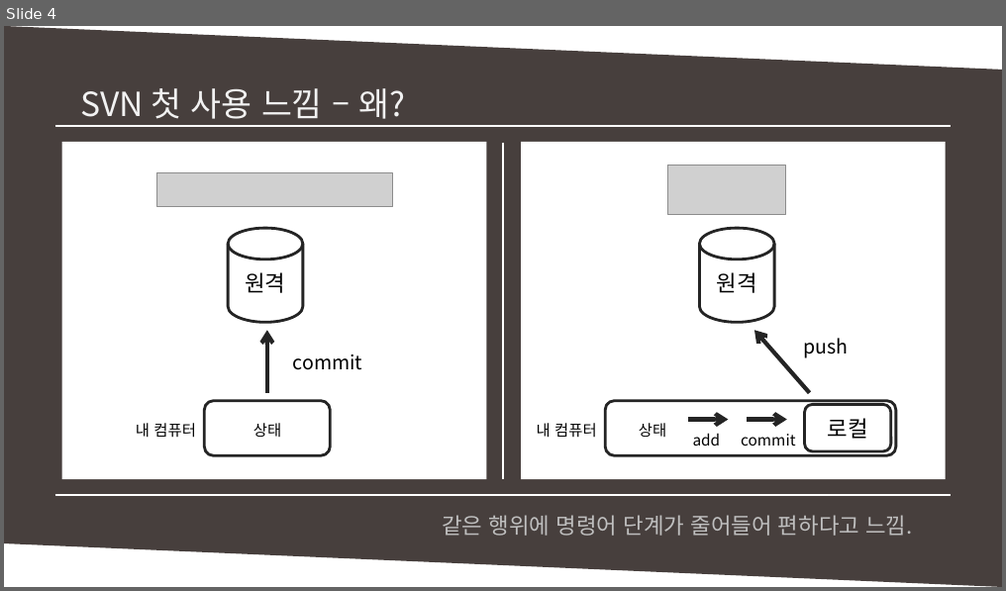
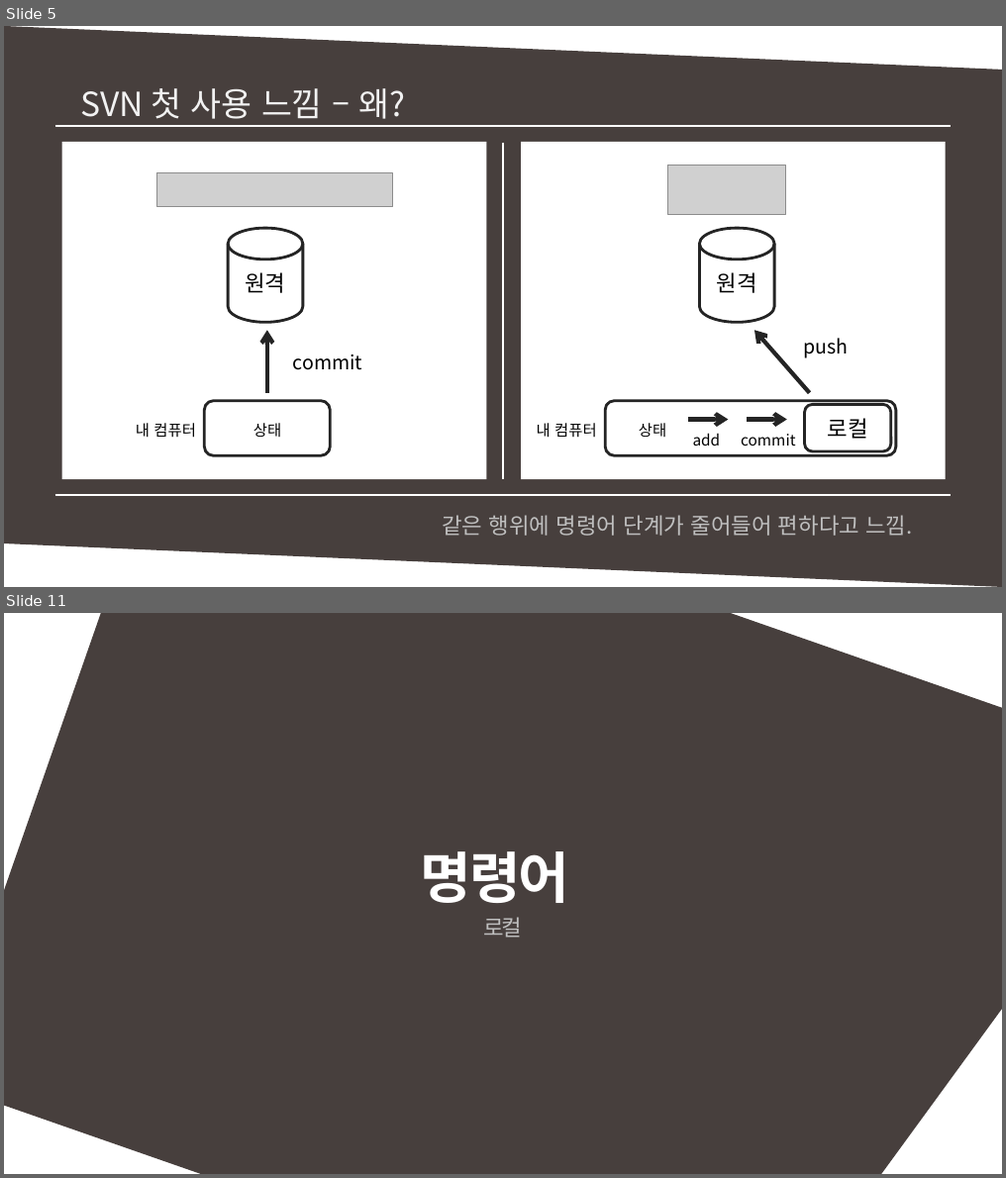
Before and after one commit to MinSikMoon/pptgit, a slide deck: git발표.pptx. Shown one above the other, each under a label of ours: slide 4 before the commit, slides 5 and 11 after it; the slides between them are not shown. The pictures are 1006x591 and 1006x1178 pixels, drawn with LibreOffice and Linux fonts; fonts in the diff are those of the drawing; grey boxes stand for pictures. Boxes give left, top, right and bottom in pixels: in the first picture for what was removed or moved away, otherwise in the second. Text is boxed around its words. In the diff, an @@ line names an element or a change of style, - is before the commit and + after.

Commit message:
명령어 작성중

```diff
--- a/git발표.pptx
+++ b/git발표.pptx
@@ slide 11 added at (x1=4, y1=613, x2=1002, y2=1174), background #FFFFFF @@
@@ flow chart manual input added at (x1=4, y1=613, x2=1002, y2=1174), fill #473F3D @@
@@ text added at (x1=421, y1=852, x2=569, y2=903), 40 pt, text #FFFFFF, bold @@
+명령어
@@ text added at (x1=483, y1=917, x2=522, y2=938), 16 pt, text #BFBFBF @@
+로컬
@@ what was slide 4 is now slide 5 @@
```
Also in this commit, not shown: 8 slides changed, 3 other slides added.
